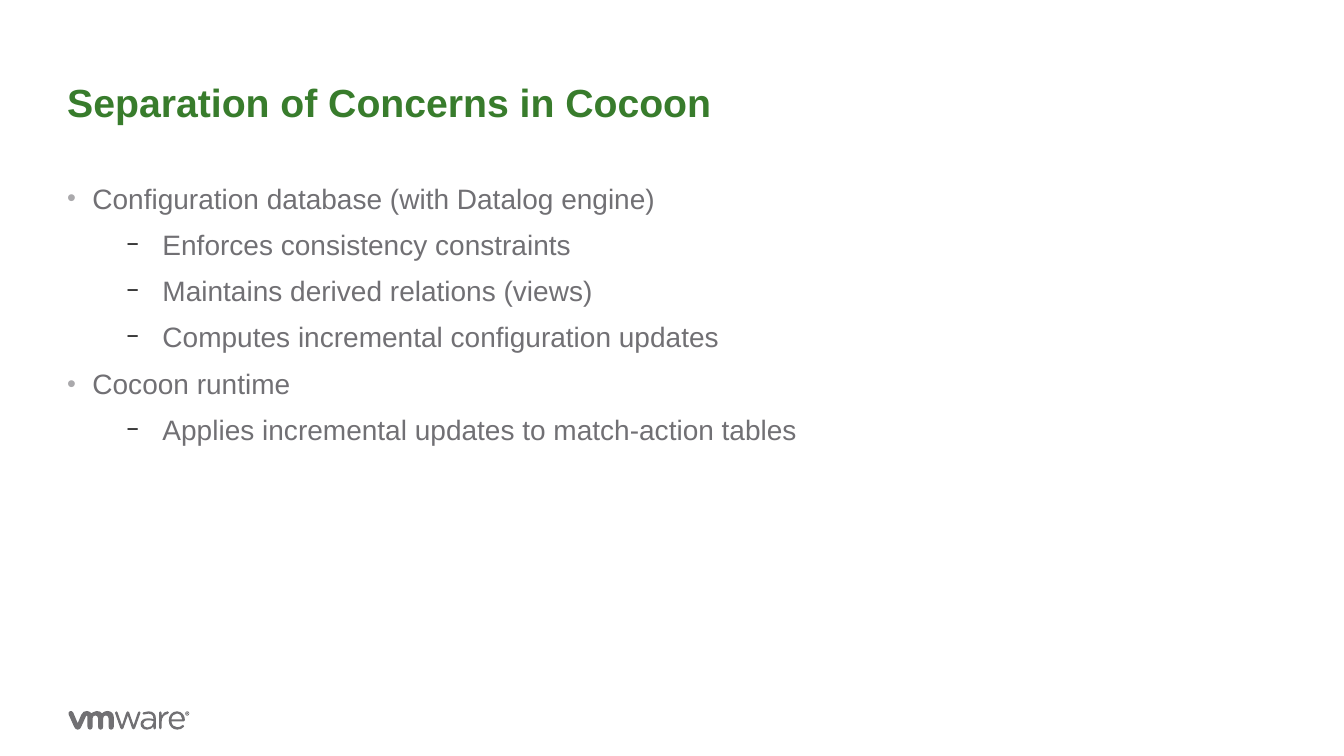
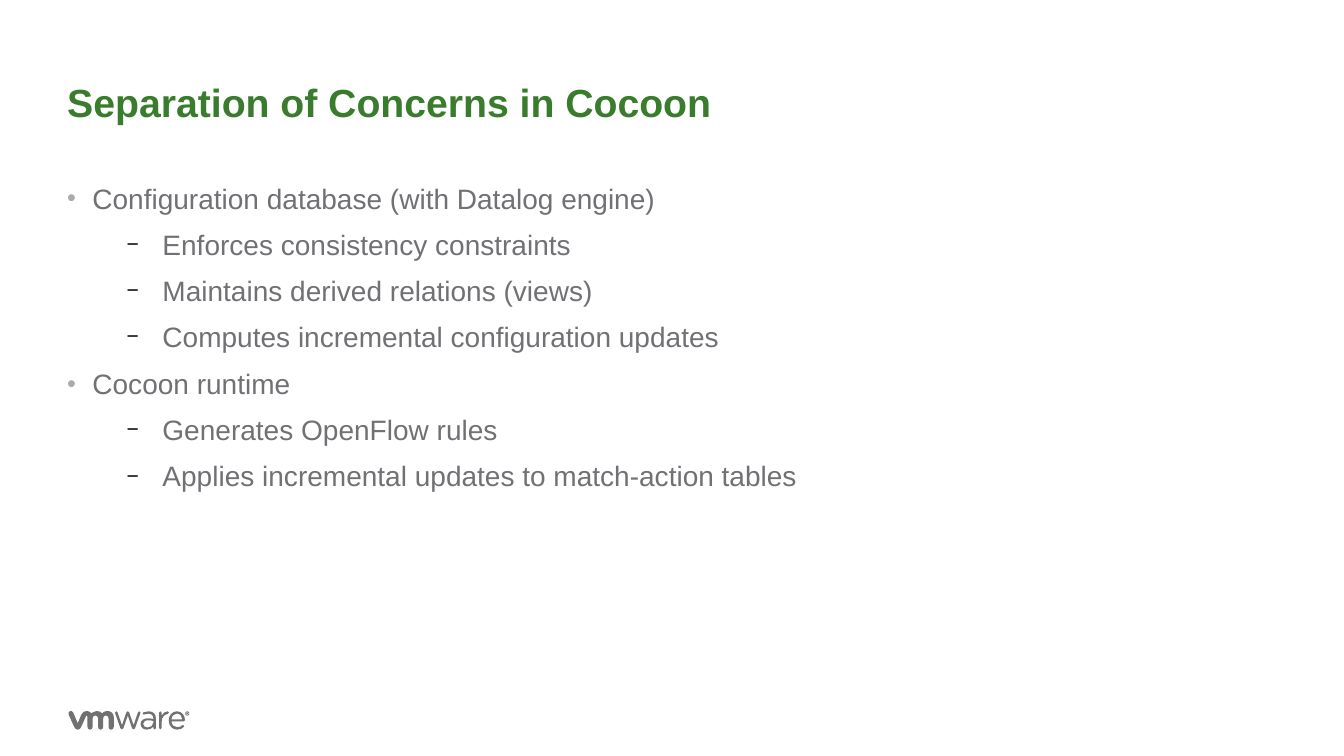
Before and after one commit to ryzhyk/cocoon, a slide deck: slide 16 of doc/wnv17/cocoon.odp. Drawn at 1344x756 pixels with LibreOffice and Linux fonts; fonts in the diff are those of the drawing; background and template pictures are left out. Boxes give left, top, right and bottom in pixels: in the first picture for what was removed or moved away, otherwise in the second. Text is boxed around its words. In the diff, an @@ line names an element or a change of style, - is before the commit and + after.

```diff
--- a/doc/wnv17/cocoon.odp
+++ b/doc/wnv17/cocoon.odp
@@ text at [162,419,498,445]: paragraph added @@
+  − Generates OpenFlow rules
```
Also in this commit, not shown: 5 other slides changed, 1 slide removed.
